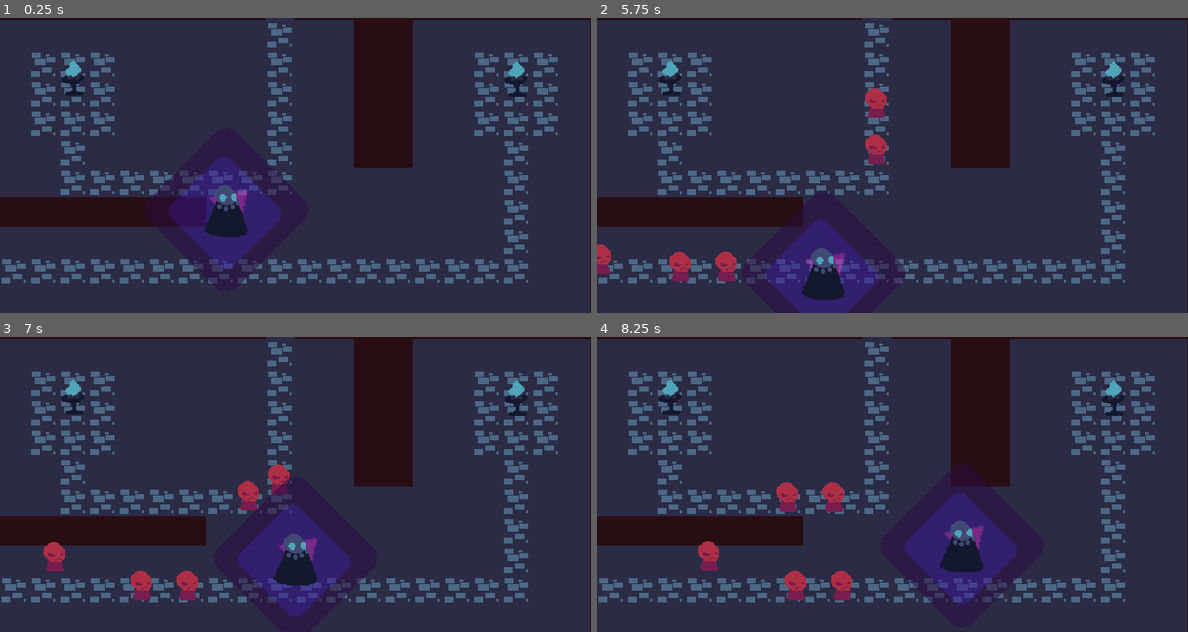
Above: before the commit, frames 1-4 (two rows, left to right).
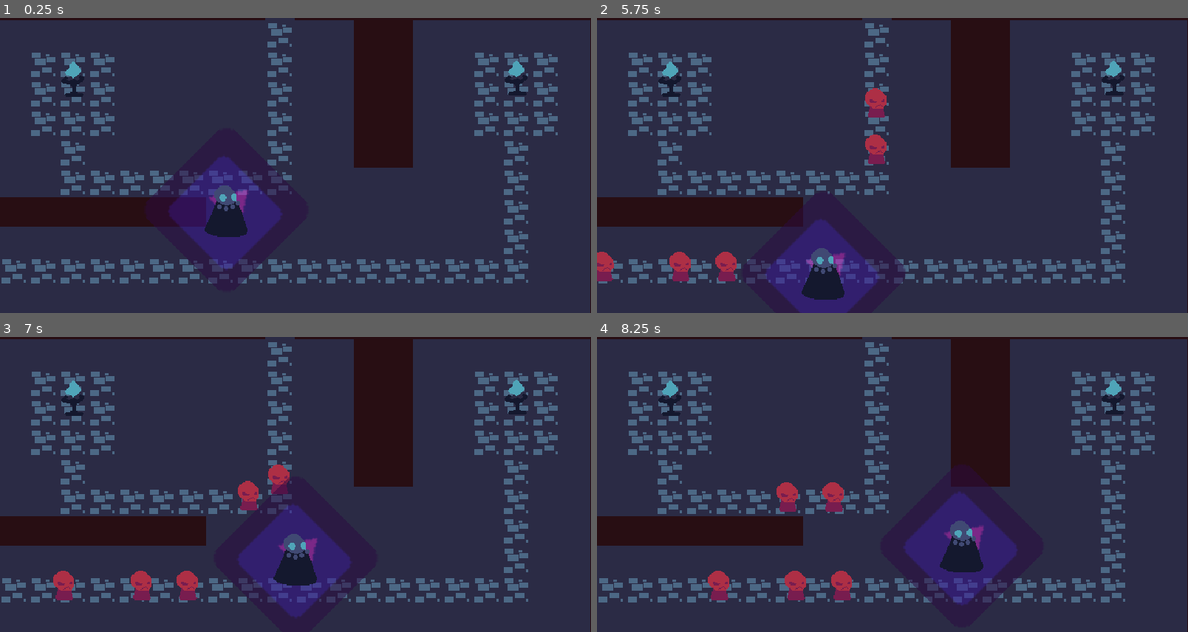
Above: after the commit, the same moments.

Repository: coderaurus/LD-50
Game: Godot game, scene res://scenes/Main.tscn
Two runs of this game, one before a commit and one after it. Both use one fixed random seed, a clock stepped at 60 frames per second and the inputs below. The engine's default icon, where the game draws it, is replaced by a stand-in: a white triangle on a blue panel in a dark square.
Inputs:
- Up to frame 1 (0.25 s): no input
- Up to frame 2 (5.75 s): tap Enter at 0.5 s; hold D (move_right) 0.53-1.28 s; hold S (move_down) 1.28-2.03 s; hold D (move_right) 2.03-2.78 s; hold W (move_up) 2.78-3.53 s; hold A (move_left) 3.53-5.03 s; hold S (move_down) from 5.03 s (still down)
- Up to frame 3 (7 s): release S (move_down) at 5.78 s; hold D (move_right) 5.78-6.53 s; hold W (move_up) from 6.53 s (still down)
- Up to frame 4 (8.25 s): release W (move_up) at 7.28 s; hold D (move_right) 7.28-8.03 s; hold S (move_down) from 8.03 s (still down)

The runs differ from the first frame. In frame 1, less than 0.1% of the frame differs, in the area x 10-90%, y 14-26%; in frame 2, 0.3%; in frame 3, 0.6%; in frame 4, 0.6%, in the area x 10-90%, y 14-90%.

Commit message:
Add phylactery manager and player vulnerability Change enemy target checking to prioritize closest phylactery

Diff:
--- a/scenes/Main.tscn
+++ b/scenes/Main.tscn
@@ -8,6 +8,7 @@
 [ext_resource path="res://scenes/Main.gd" type="Script" id=6]
 [ext_resource path="res://scripts/enemies/SpawnPoint.gd" type="Script" id=7]
 [ext_resource path="res://scripts/UI/UI.gd" type="Script" id=8]
+[ext_resource path="res://scripts/player/PhylacteryManager.gd" type="Script" id=9]
 
 [node name="Main" type="Node2D"]
 script = ExtResource( 6 )
@@ -78,12 +79,13 @@
 current = true
 
 [node name="Phylacteries" type="Node2D" parent="World"]
+script = ExtResource( 9 )
 
 [node name="Phylactery" parent="World/Phylacteries" instance=ExtResource( 3 )]
-position = Vector2( 81, 77 )
+position = Vector2( 561, 77 )
 
 [node name="Phylactery2" parent="World/Phylacteries" instance=ExtResource( 3 )]
-position = Vector2( 561, 78 )
+position = Vector2( 81, 78 )
 
 [node name="Corpses" type="Node2D" parent="World"]
 
@@ -120,4 +122,5 @@
 [connection signal="timeout" from="World/Map/SpawnPoints/SpawnPoint/SpawnTimer" to="World/Map/SpawnPoints/SpawnPoint" method="_on_spawn"]
 [connection signal="timeout" from="World/Map/SpawnPoints/SpawnPoint2/SpawnTimer" to="World/Map/SpawnPoints/SpawnPoint2" method="_on_spawn"]
 [connection signal="timeout" from="World/Map/NewWaveTimer" to="World/Map" method="_on_new_wave"]
+[connection signal="phylac_down" from="World/Phylacteries" to="World/Phylacteries" method="_on_phylac_down"]
 [connection signal="pressed" from="UI/Reload Panel/Reload" to="." method="_on_Reload"]
--- a/scenes/player/Phylactery.tscn
+++ b/scenes/player/Phylactery.tscn
@@ -6,10 +6,12 @@
 
 [sub_resource type="RectangleShape2D" id=1]
 
-[node name="Phylactery" type="KinematicBody2D"]
+[node name="Phylactery" type="KinematicBody2D" groups=["phylactery"]]
 position = Vector2( 80, 70 )
 z_index = 5
 z_as_relative = false
+collision_layer = 2
+collision_mask = 0
 script = ExtResource( 4 )
 
 [node name="CollisionShape2D" type="CollisionShape2D" parent="."]
--- a/scripts/enemies/Enemy.gd
+++ b/scripts/enemies/Enemy.gd
@@ -31,12 +31,12 @@
 	attacking = false
 	distance_travelled = 0
 
-	print("%s activate"% self.name)
+#	print("%s activate"% self.name)
 	if !on_path: # Wild aka beeline / Random -> beeline
-		print("   Wild or Random Wild")
+#		print("   Wild or Random Wild")
 		_check_target()
 	elif followed_path.empty(): # Random -> path
-		print("   Random Path")
+#		print("   Random Path")
 		var line = map.get_node("Road").get_child(rand_range(0, map.get_node("Road").get_child_count()))
 		followed_path = line.points
 		global_position = followed_path[0]
@@ -44,10 +44,10 @@
 #		print("Line ", line.name)
 #		print("On path", followed_path)
 	elif on_path: # On path
-		print("   Random Path")
+#		print("   Random Path")
 		global_position = followed_path[0]
 		target = followed_path[1]
-
+	print("[%s] Targetting %s" % [self.name, target])
 	$RespawnTimer.start()
 
 # Called every frame. 'delta' is the elapsed time since the previous frame.
@@ -61,9 +61,19 @@
 func _check_target():
 	if !is_instance_valid(target) and !on_path:
 		if world.get_node("Phylacteries").get_child_count() > 0:
-			target = world.get_node("Phylacteries").get_child(0)
+			var closest_distance = 10000
+			var closest_phyla
+			for phyla in world.get_node("Phylacteries").get_children():
+				var distance = global_position.distance_to(phyla.global_position)
+				if distance < closest_distance:
+					closest_distance = distance
+					closest_phyla = phyla
+			target = closest_phyla
 		elif world.get_node_or_null("Player") != null:
 			target = world.get_node("Player")
+
+	if $RayCast2D.get_collider() == null and attacking:
+		attacking = false
 
 
 
@@ -106,9 +116,10 @@
 	var collider = $RayCast2D.get_collider()
 	if collider != null and !attacking:
 #		print("[%s] Attack %s " % [self.name, collider.name])
-		attacking = true
-		attack_target = collider
-		$AttackTime.start(0)
+		if collider.is_in_group("phylactery") or collider.is_in_group("corpse") or (collider.name == "Player" and collider.is_vulnerable()):
+			attacking = true
+			attack_target = collider
+			$AttackTime.start(0)
 
 
 
@@ -127,15 +138,16 @@
 func _on_attack():
 #	print("Me", self)
 	distance_travelled += 75
-#
+	if is_instance_valid(attack_target):
 #	print("%s Attack %s" % [self.name, attack_target])
-	attack_target.emit_signal("hit")
-	if attack_target.get_node("Health").alive():
-		$AttackCooldown.start()
+		attack_target.emit_signal("hit")
+		if attack_target.get_node("Health").alive():
+			$AttackCooldown.start()
 
 
 func _on_attack_cooldown():
-	if $RayCast2D.collider != null:
+	print("On atk cd")
+	if $RayCast2D.get_collider() != null:
 		$AttackTime.start()
 	else:
 		attacking = false
@@ -144,7 +156,7 @@
 func _on_stuck_check():
 	# Enemy stuck, respawn
 	print("Travelled distance ", distance_travelled)
-#	print("  Attacking: %s | On path: %s" % [attacking, on_path])
+	print("  Attacking: %s | On path: %s" % [attacking, on_path])
 #	print("  Spawning back at %s" % respawn_point)
 	if distance_travelled <= 450:
 #		print("Respawning ", self)
--- a/scripts/enemies/SpawnPoint.gd
+++ b/scripts/enemies/SpawnPoint.gd
@@ -42,25 +42,25 @@
 
 func _on_spawn():
 	var e = enemy.instance()
-	var split = spawn_rules[spawned].split(" ")
+#	var split = spawn_rules[spawned].split(" ")
 #	print("[%s] Split on spawn (%s spawned)" % [self.name, spawned], split)
-	print("Spawn rule ", spawn_rules[spawned])
+#	print("Spawn rule ", spawn_rules[spawned])
 	match spawn_rules[spawned]:
 		"path": # follow the road
 			e.on_path = true
 			e.followed_path = world.get_node("Map").get_node("Road").get_child(initial_index).points
 			e.global_position = e.followed_path[0]
-			print("Matching Path")
+#			print("Matching Path")
 		"wild": # spawn and "beeline"
 			e.on_path = false
 			e.global_position = global_position
-			print("Matching Wild")
+#			print("Matching Wild")
 		"random": #random, can swap road
 			if rand_range(0, 1) < 0.5:
 				e.global_position = global_position
 			else:
 				e.on_path = true
-			print("Matching Rng")
+#			print("Matching Rng")
 
 	# Determine phylactery
 	var phyla_count = world.get_node("Phylacteries").get_child_count()
--- a/scripts/player/Phylactery.gd
+++ b/scripts/player/Phylactery.gd
@@ -2,11 +2,6 @@
 
 signal hit
 signal dead
-
-
-# Called when the node enters the scene tree for the first time.
-func _ready():
-	pass # Replace with function body.
 
 
 func _on_hit():
@@ -14,4 +9,5 @@
 
 
 func _on_dead():
+	get_parent().emit_signal("phylac_down")
 	queue_free()
--- /dev/null
+++ b/scripts/player/PhylacteryManager.gd
@@ -0,0 +1,23 @@
+extends Node2D
+
+signal phylac_down
+# Declare member variables here. Examples:
+# var a = 2
+# var b = "text"
+
+
+# Called when the node enters the scene tree for the first time.
+func _ready():
+	pass # Replace with function body.
+
+
+# Called every frame. 'delta' is the elapsed time since the previous frame.
+#func _process(delta):
+#	pass
+
+
+func _on_phylac_down():
+	if get_child_count() == 0:
+		var p = get_parent().get_node_or_null("Player")
+		if p != null:
+			p.vulnerable = true
--- a/scripts/player/Player.gd
+++ b/scripts/player/Player.gd
@@ -42,3 +42,7 @@
 func _on_dead():
 	get_tree().current_scene.game_over()
 	queue_free()
+
+
+func is_vulnerable():
+	return vulnerable
Not shown: 1 places in scenes/Main.tscn that only renumber resources
